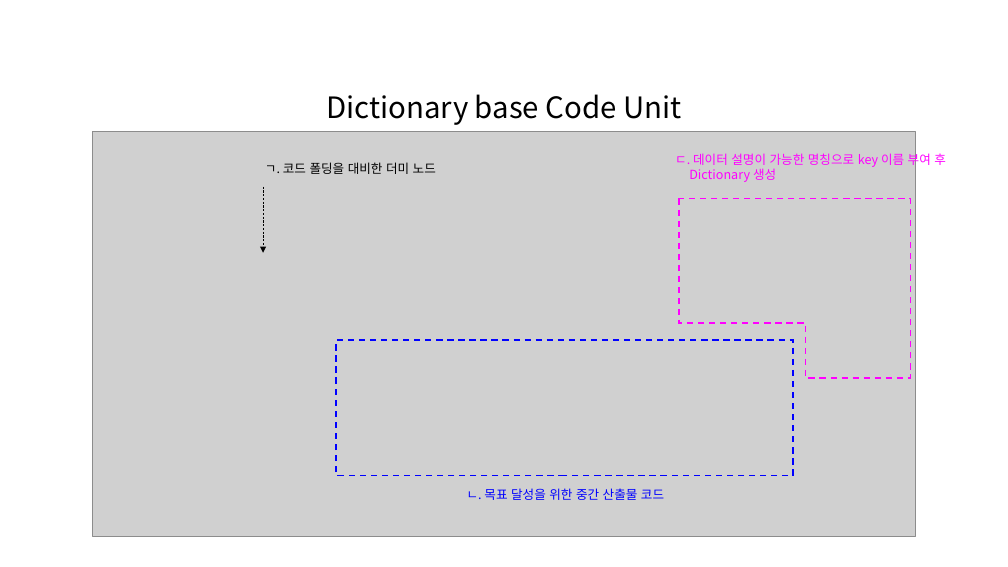
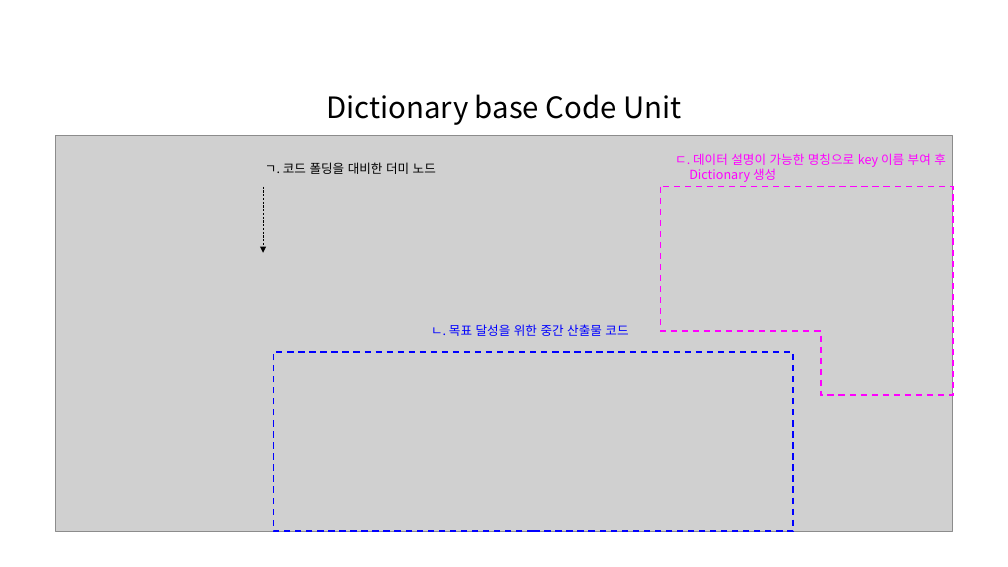
Before and after one commit to hnanmal/mQ, a slide deck: slide 25 of DynamoUserGroup/20221118_부산 세미나 준비/documentum/DynDict활용_발표자료.pptx (slide 23 before the commit). Drawn at 1008x567 pixels with LibreOffice and Linux fonts; fonts in the diff are those of the drawing; grey boxes stand for pictures. Boxes give left, top, right and bottom in pixels: in the first picture for what was removed or moved away, otherwise in the second. Text is boxed around its words. In the diff, an @@ line names an element or a change of style, - is before the commit and + after.

```diff
--- a/DynamoUserGroup/20221118_부산 세미나 준비/documentum/DynDict활용_발표자료.pptx
+++ b/DynamoUserGroup/20221118_부산 세미나 준비/documentum/DynDict활용_발표자료.pptx
@@ picture: place and size @@
-picture at [93,131,916,537]
+picture at [56,136,953,532]
@@ freeform shape: place and size @@
-freeform shape at [678,198,910,378]
+freeform shape at [660,187,954,395]
@@ text "ㄴ. 목표 달성을 위한 중간 ...": place and size @@
-text "ㄴ. 목표 달성을 위한 중간 ..." at [467,488,664,500]
+text "ㄴ. 목표 달성을 위한 중간 ..." at [431,324,628,336]
@@ rectangle: place and size @@
-rectangle at [337,340,793,476]
+rectangle at [274,352,793,531]
```
Also in this commit, not shown: 9 other slides changed, 3 slides added, 2 other files.
